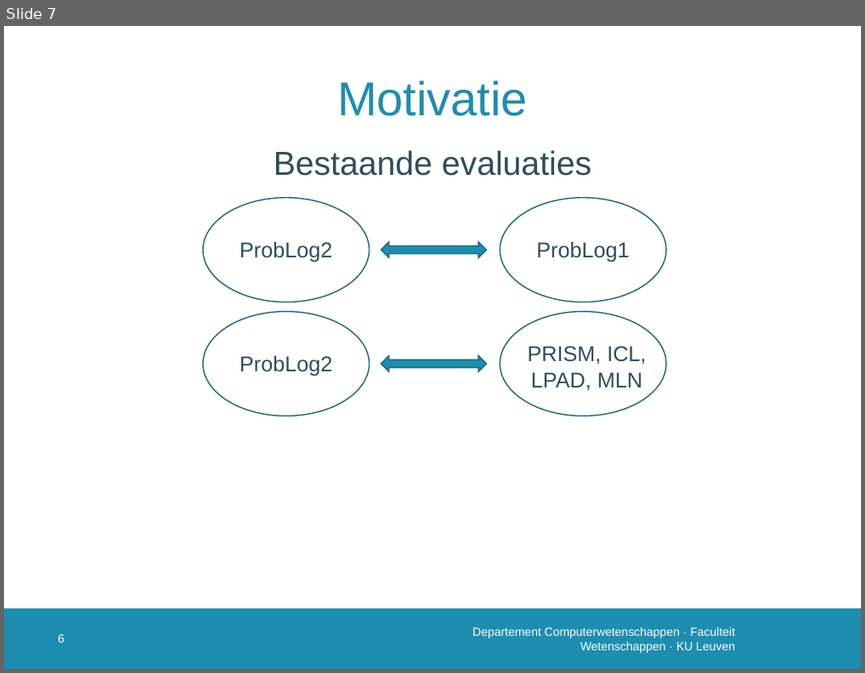
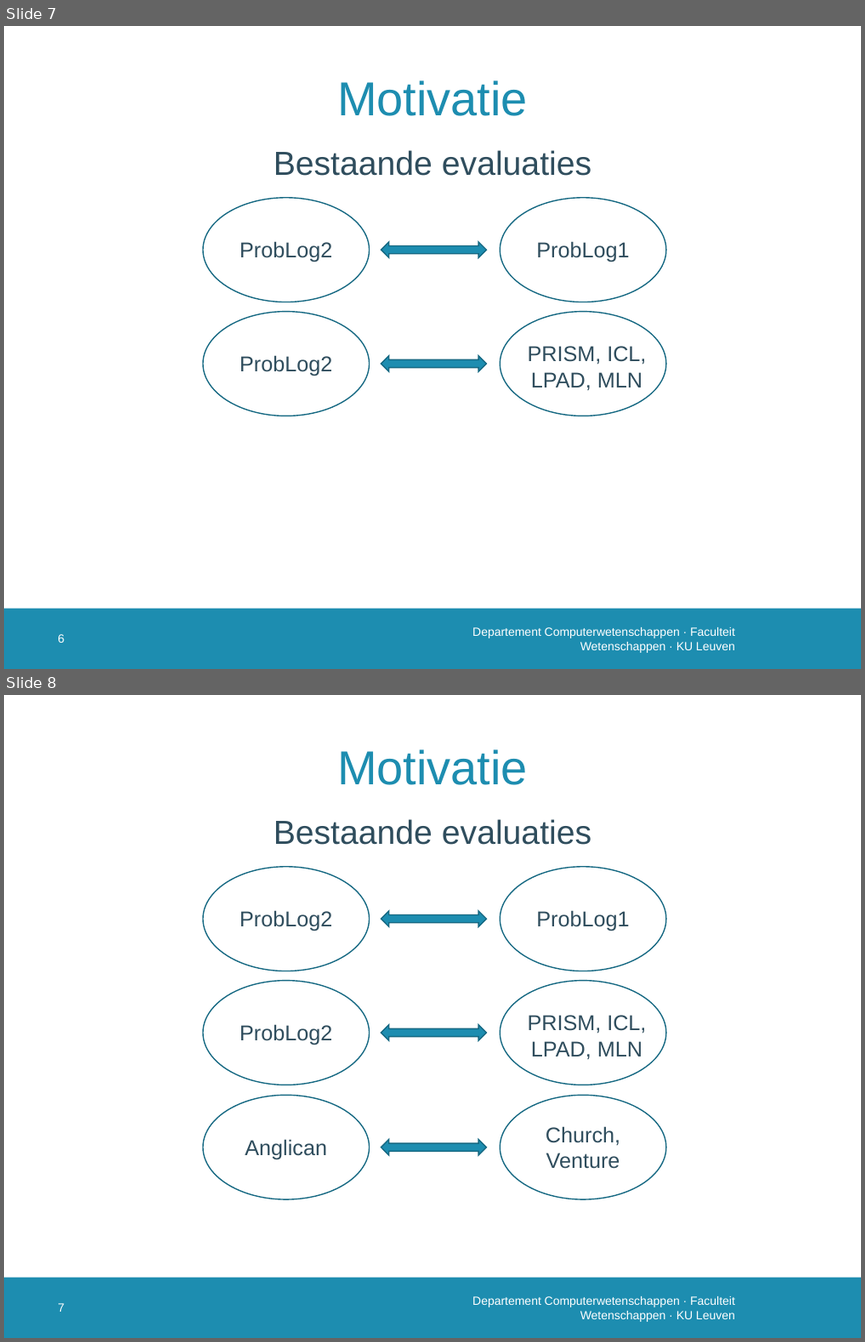
Before and after one commit to susverwimp/T208-Probabilistic-Programming-A-Case-Study, a slide deck: thesis/presentations/2 second/secondv2.pptx. Shown one above the other, each under a label of ours: slide 7 before the commit, slides 7 and 8 after it. The pictures are 865x673 and 865x1342 pixels, drawn with LibreOffice and Linux fonts; fonts in the diff are those of the drawing; background and template pictures are left out. Boxes give left, top, right and bottom in pixels: in the first picture for what was removed or moved away, otherwise in the second. Text is boxed around its words. In the diff, an @@ line names an element or a change of style, - is before the commit and + after.

```diff
--- a/thesis/presentations/2 second/secondv2.pptx
+++ b/thesis/presentations/2 second/secondv2.pptx
@@ slide 8 added at (4,695,861,1338), background #FFFFFF; not listed: 1 template element that a slide beside it also shows @@
@@ title added at (337,749,528,785), 40 pt, text #1D8DB0 @@
+Motivatie
@@ text added at (273,819,591,845), 28 pt, text #2F4D5D @@
+Bestaande evaluaties
@@ ellipse added at (203,867,369,971), outline #156882 1 pt @@
@@ ellipse added at (500,867,666,971), outline #156882 1 pt @@
@@ text added at (239,910,332,931), 18 pt, text #2F4D5D @@
+ProbLog2
@@ left right arrow added at (381,911,487,926), fill #1D8DB0, outline #156882 1 pt @@
@@ text added at (536,910,629,931), 18 pt, text #2F4D5D @@
+ProbLog1
@@ ellipse added at (203,981,369,1085), outline #156882 1 pt @@
@@ ellipse added at (500,981,666,1085), outline #156882 1 pt @@
@@ text added at (239,1024,332,1045), 18 pt, text #2F4D5D @@
+ProbLog2
@@ left right arrow added at (381,1025,487,1040), fill #1D8DB0, outline #156882 1 pt @@
@@ text added at (528,1015,646,1060), 18 pt, text #2F4D5D @@
+PRISM, ICL,
+LPAD, MLN
@@ ellipse added at (203,1095,369,1200), outline #156882 1 pt @@
@@ ellipse added at (500,1095,666,1200), outline #156882 1 pt @@
@@ text added at (545,1126,620,1168), 18 pt, text #2F4D5D @@
+Church, Venture
@@ text added at (245,1139,327,1160), 18 pt, text #2F4D5D @@
+Anglican
@@ left right arrow added at (381,1139,487,1154), fill #1D8DB0, outline #156882 1 pt @@
@@ page number added at (58,1303,64,1311), 10 pt, text #FFFFFF @@
+7
@@ text added at (472,1296,735,1321), 10 pt, text #FFFFFF @@
+Departement Computerwetenschappen · Faculteit Wetenschappen · KU Leuven
```
Also in this commit, not shown: 1 slide changed.
